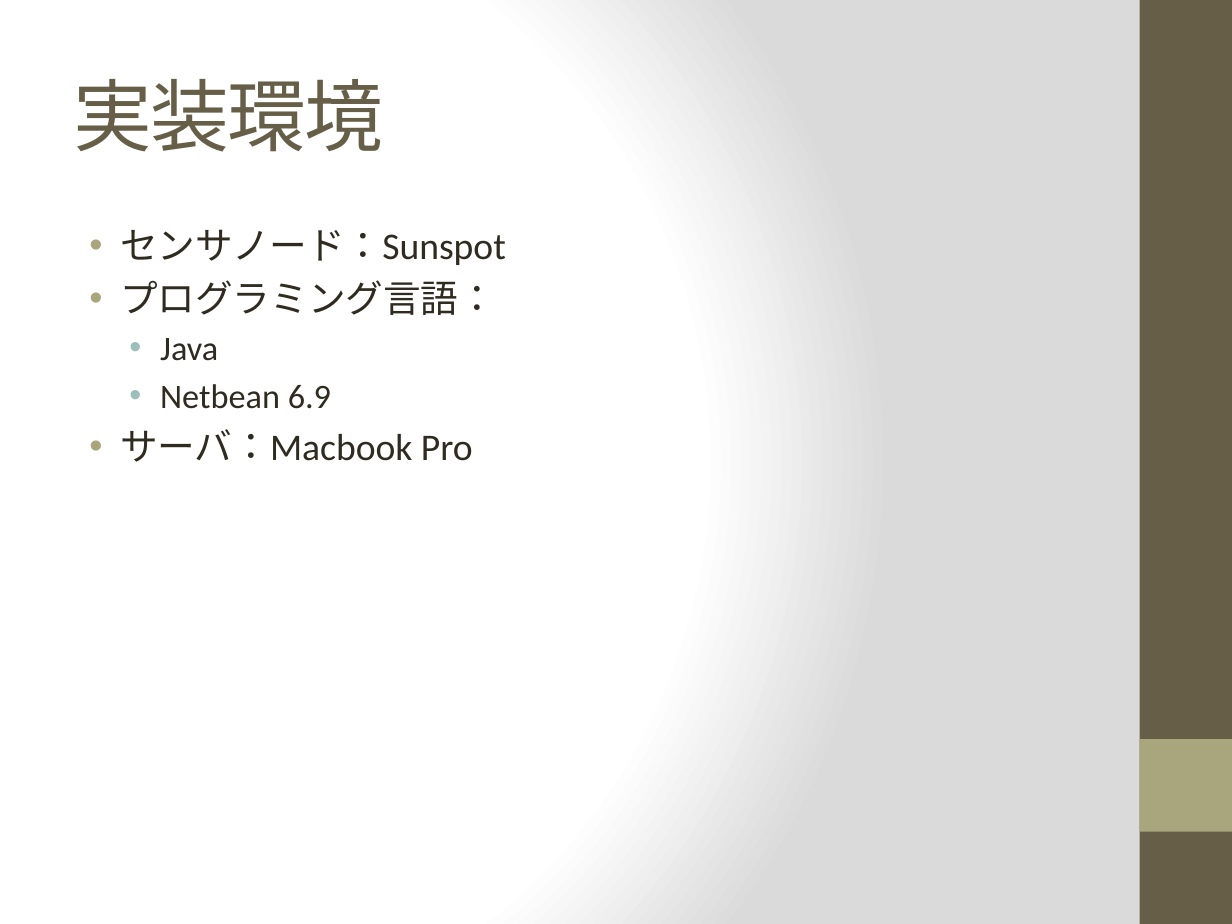
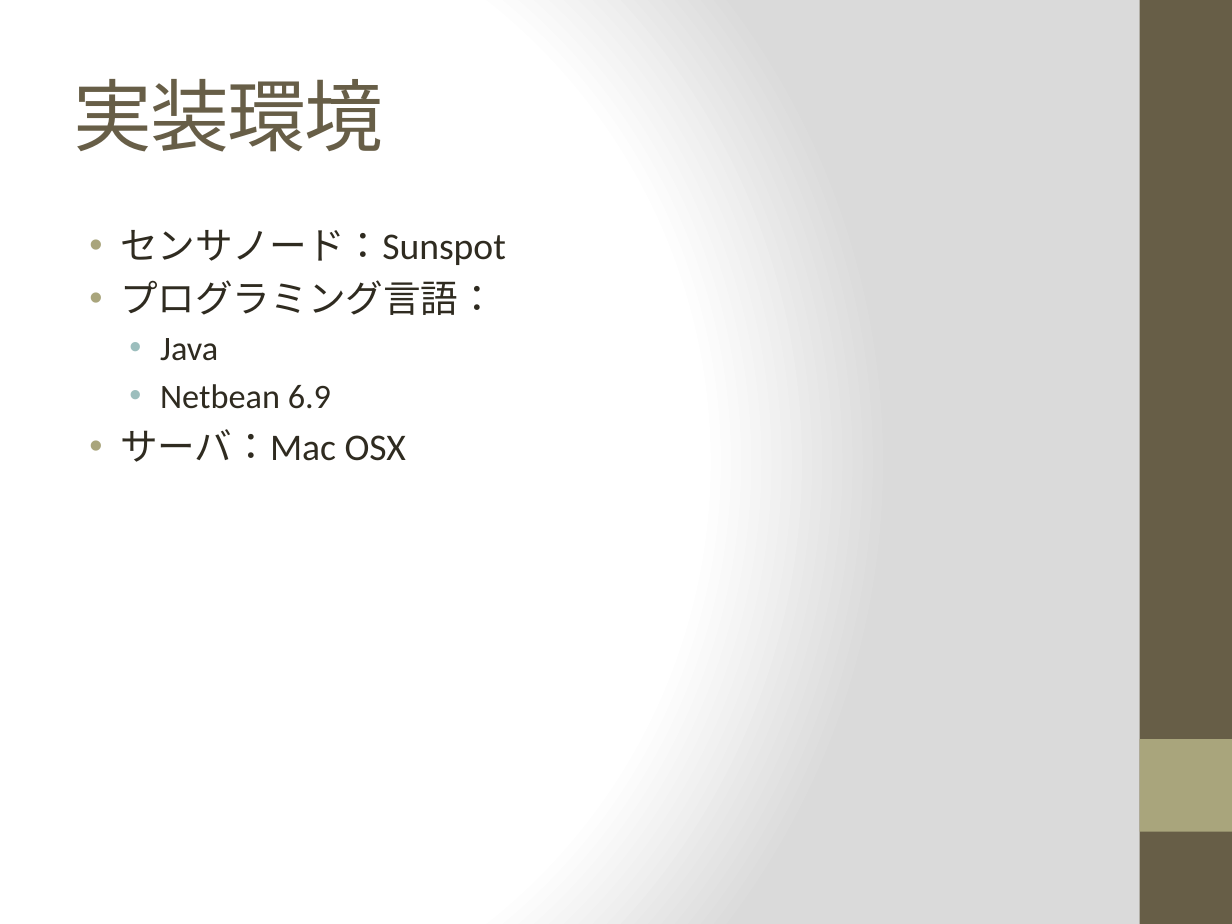
Before and after one commit to spidercpsf/Term2011, a slide deck: slide 23 of UsingLightCommunicationDeployWirelessSensorNetworkv4.pptx (slide 24 before the commit). Drawn at 1232x924 pixels with LibreOffice and Linux fonts; fonts in the diff are those of the drawing. Boxes give left, top, right and bottom in pixels: in the first picture for what was removed or moved away, otherwise in the second. Text is boxed around its words. In the diff, an @@ line names an element or a change of style, - is before the commit and + after.

```diff
--- a/UsingLightCommunicationDeployWirelessSensorNetworkv4.pptx
+++ b/UsingLightCommunicationDeployWirelessSensorNetworkv4.pptx
@@ text at (x1=120, y1=429, x2=406, y2=462): text changed @@
-• サーバ：Macbook Pro
+• サーバ：Mac OSX
```
Also in this commit, not shown: 8 other slides changed, 1 slide added, 1 slide removed, 30 other files.
